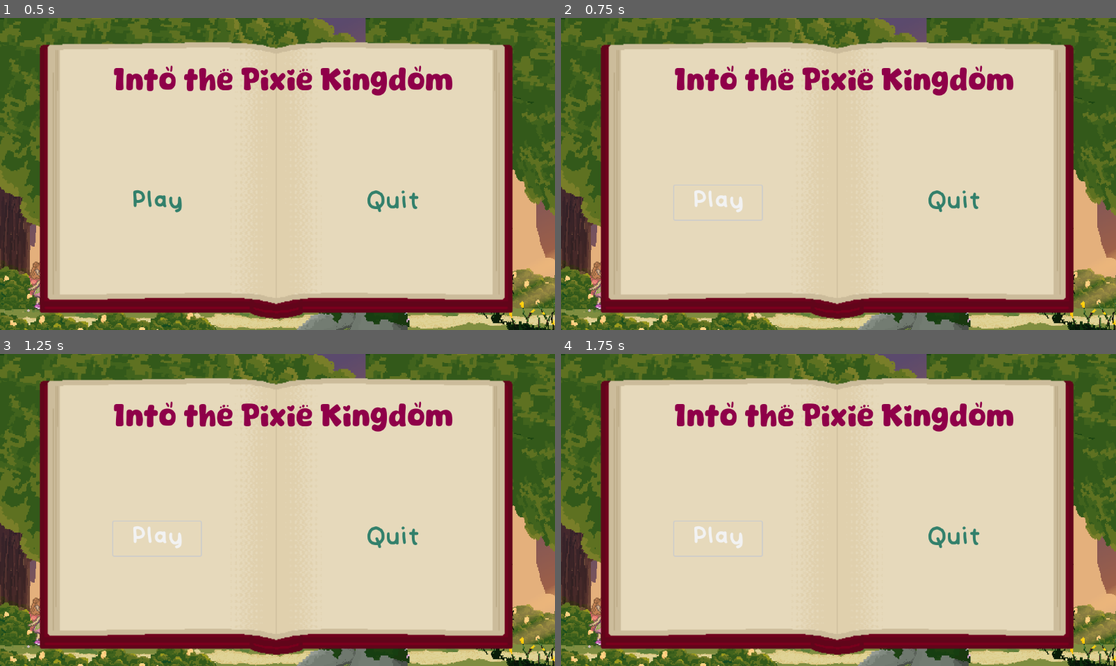
Above: before the commit, frames 1-4 (two rows, left to right).
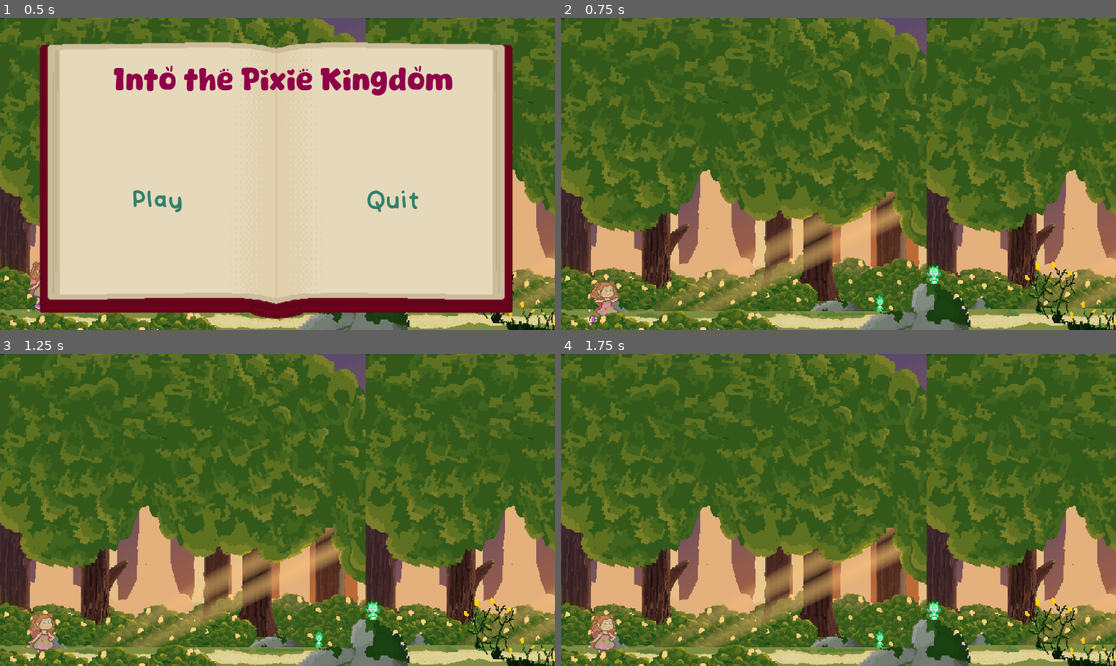
Above: after the commit, the same moments.

Repository: AlexReidNZ/Into-The-Pixie-Kingdom
Game: Godot game, scene res://Scenes/Levels/level_1.tscn
Two runs of this game, one before a commit and one after it. Both use one fixed random seed, a clock stepped at 60 frames per second and the inputs below. The engine's default icon, where the game draws it, is replaced by a stand-in: a white triangle on a blue panel in a dark square.
Inputs (mouse positions are in pixels of both pictures, inside the frame that each line leads up to):
- Up to frame 1 (0.5 s): no input
- Up to frame 2 (0.75 s): click "Play" at 0.5 s
- Up to frame 3 (1.25 s): no input
- Up to frame 4 (1.75 s): click (716, 538) at 1.25 s, where only the run before the commit has a clickable "Play"

Frame 1 is identical in both runs. In frame 2, 74% of the frame differs, in the area x 5-93%, y 7-98%; in frame 3, 74%; in frame 4, 74%.
Error before the commit: Attempt to call function 'play_button_hover' in base 'null instance' on a null instance. (res://Scripts/pause_menu.gd:36)

Commit message:
feat(sounding): dialogue noises

Diff:
--- a/Scenes/Levels/level_1.tscn
+++ b/Scenes/Levels/level_1.tscn
@@ -1,20 +1,24 @@
-[gd_scene load_steps=29 format=3 uid="uid://ceia108gqkgrh"]
+[gd_scene load_steps=34 format=3 uid="uid://ceia108gqkgrh"]
 
 [ext_resource type="PackedScene" uid="uid://b6srab5ljjrdi" path="res://Scenes/pause_menu.tscn" id="1_tt3mb"]
 [ext_resource type="Texture2D" uid="uid://cmpfh3mh4vjiq" path="res://Sprites/Ivy Path Backgrounds/Background.png" id="2_ji2qm"]
 [ext_resource type="PackedScene" uid="uid://boc6l1kkktvup" path="res://player/player.tscn" id="3_u8vf5"]
 [ext_resource type="Texture2D" uid="uid://ca56kg7jr5m0y" path="res://Sprites/icon.svg" id="4_srh1p"]
-
+[ext_resource type="AudioStream" uid="uid://c3ibrpwhmts2e" path="res://Audio/TextScroll/TextScroll.wav" id="6_ilghy"]
 [ext_resource type="Texture2D" uid="uid://y5fjlsakfeth" path="res://Sprites/ground1.png" id="7_g0htd"]
+[ext_resource type="AudioStream" uid="uid://bnxrci2plytfh" path="res://Audio/TextScroll/TextScroll3.wav" id="8_aqnd5"]
 [ext_resource type="Texture2D" uid="uid://cybrbwhlsnekx" path="res://Sprites/ground2.png" id="8_l1qk3"]
 [ext_resource type="Texture2D" uid="uid://c7nr7kx1bk2hc" path="res://Sprites/Bushes.png" id="10_t4k28"]
 [ext_resource type="Texture2D" uid="uid://brsjqcylvbq04" path="res://Sprites/SideBushes2.png" id="11_ytc3w"]
 [ext_resource type="Texture2D" uid="uid://cxisagdugws2h" path="res://Sprites/SideBushes.png" id="13_svo3r"]
 [ext_resource type="Texture2D" uid="uid://b5ionch14vyu8" path="res://Sprites/Gorse.png" id="14_tej4t"]
-[ext_resource type="PackedScene" uid="uid://dm65n77dur5bu" path="res://Scenes/rock.tscn" id="22_q8kxe"]
+[ext_resource type="PackedScene" path="res://Scenes/rock.tscn" id="22_q8kxe"]
 [ext_resource type="PackedScene" uid="uid://cdsd4l7hvxuqn" path="res://Scenes/npc_body.tscn" id="23_yprgw"]
+[ext_resource type="Script" path="res://Scripts/ui_audio.gd" id="24_fpwxx"]
 [ext_resource type="Texture2D" uid="uid://c4crobg2ixorf" path="res://Sprites/Lamina.png" id="24_x36lw"]
 [ext_resource type="Texture2D" uid="uid://ctu5riag25ib1" path="res://Sprites/Hedera.png" id="25_jp23x"]
+[ext_resource type="AudioStream" uid="uid://b07nrylqn4bxp" path="res://Audio/ButtonClick/Select.wav" id="25_lv02p"]
+[ext_resource type="AudioStream" uid="uid://d0fqc3n46wjxl" path="res://Audio/ButtonClick/Click.wav" id="26_6qdgh"]
 [ext_resource type="PackedScene" uid="uid://cjh0ek7l4pjl8" path="res://Scenes/Puzzle/puzzle_indicator.tscn" id="28_m5tlm"]
 [ext_resource type="Texture2D" uid="uid://bcedy17mltjap" path="res://Sprites/Puzzle/worldSprites/Begining puzzle.png" id="28_q2xun"]
 [ext_resource type="Texture2D" uid="uid://cfogq20d8e7kt" path="res://Sprites/Puzzle/worldSprites/Broken Bridge.png" id="29_y6ysw"]
@@ -70,22 +74,26 @@
 shape = SubResource("CircleShape2D_x48l1")
 
 [node name="Player" parent="." instance=ExtResource("3_u8vf5")]
+unique_name_in_owner = true
 z_index = 10
 position = Vector2(44, -46)
 speed = 69
 acceleration = 0.2
 deceleration = 0.14
-jump_velocity = 360
+jump_velocity = 300
+jump_anticipation_multiplier = 1.5
 coyote_time_ms = 75
 animate_look_around_chance = 0.15
 
 [node name="Lamina" parent="." instance=ExtResource("23_yprgw")]
 position = Vector2(331, -29)
 sprite = ExtResource("24_x36lw")
+dialogue_audio = ExtResource("6_ilghy")
 
 [node name="Hedera" parent="." instance=ExtResource("23_yprgw")]
 position = Vector2(387, -60)
 sprite = ExtResource("25_jp23x")
+dialogue_audio = ExtResource("8_aqnd5")
 
 [node name="Ground" type="StaticBody2D" parent="."]
 position = Vector2(-50, -6)
@@ -243,4 +251,15 @@
 fixed_sprite = ExtResource("36_tnrut")
 sprite_object = NodePath("../../Sprites/BrokenTree")
 
+[node name="UIAudio" type="Node" parent="."]
+unique_name_in_owner = true
+script = ExtResource("24_fpwxx")
+
+[node name="Select" type="AudioStreamPlayer" parent="UIAudio"]
+stream = ExtResource("25_lv02p")
+volume_db = -5.971
+
+[node name="Click" type="AudioStreamPlayer" parent="UIAudio"]
+stream = ExtResource("26_6qdgh")
+
 [connection signal="area_entered" from="GameEndTrigger" to="CanvasLayer/PauseMenu" method="_on_game_end_trigger_area_entered"]
--- a/Scenes/Levels/level_1_audio.tscn
+++ b/Scenes/Levels/level_1_audio.tscn
@@ -48,7 +48,7 @@
 [sub_resource type="RectangleShape2D" id="RectangleShape2D_hmkuf"]
 size = Vector2(66, 6)
 
-[node name="PlatformLevel" type="Node2D"]
+[node name="PlatformLevel2" type="Node2D"]
 texture_filter = 1
 
 [node name="CanvasLayer" type="CanvasLayer" parent="."]
--- a/Scenes/npc_body.tscn
+++ b/Scenes/npc_body.tscn
@@ -1,8 +1,9 @@
-[gd_scene load_steps=6 format=3 uid="uid://cdsd4l7hvxuqn"]
+[gd_scene load_steps=7 format=3 uid="uid://cdsd4l7hvxuqn"]
 
 [ext_resource type="Script" path="res://Scripts/npc.gd" id="1_3ivoq"]
 [ext_resource type="Script" path="res://Scripts/chat_detection.gd" id="1_dc6p1"]
 [ext_resource type="Texture2D" uid="uid://c4crobg2ixorf" path="res://Sprites/Lamina.png" id="3_ams4t"]
+[ext_resource type="AudioStream" uid="uid://ylsqb2eukwxp" path="res://Audio/TextScroll/TextScroll2.wav" id="4_p0rwx"]
 
 [sub_resource type="CircleShape2D" id="CircleShape2D_b06dh"]
 radius = 13.0652
@@ -39,3 +40,8 @@
 
 [node name="DialogueTailPos" type="Marker2D" parent="."]
 position = Vector2(-30, -26)
+
+[node name="Audio" type="Node" parent="."]
+
+[node name="Dialogue" type="AudioStreamPlayer" parent="Audio"]
+stream = ExtResource("4_p0rwx")
--- a/Scripts/npc.gd
+++ b/Scripts/npc.gd
@@ -2,6 +2,7 @@
 
 @export var sprite: Texture
 @onready var sprite_2d: Sprite2D = $Sprite2D
+@export var dialogue_audio: AudioStream
 
 # Holds this NPC's dialog lines
 var dialog_lines: Array = []
@@ -13,6 +14,7 @@
 	var npc_name = name
 	sprite_2d.texture = sprite
 	dialog_lines = DialogDatabase.get_dialog(npc_name)
+	(get_node("Audio/Dialogue") as AudioStreamPlayer).stream = dialogue_audio
 
 func _on_interact():
 	if has_spoken:
--- a/Scripts/states/dialog_state.gd
+++ b/Scripts/states/dialog_state.gd
@@ -12,6 +12,7 @@
 var char_i: int = 0
 var typing: bool = false
 var accum: float = 0.0
+var dialogue_audio: AudioStreamPlayer
 
 var bubble_instance: Control = null
 var dialog_label: RichTextLabel = null
@@ -55,9 +56,12 @@
 	typing = true
 	var speaker = state_machine.get_speaker_node(str(dialog_lines[idx].get("speaker", "")))
 	if speaker:
+		# set position of entire bubble based on tail pos marker on speaker
 		var tail_position := speaker.get_node("DialogueTailPos") as Marker2D
 		var distance := tail_position.global_position - tail_sprite.global_position
 		bubble_instance.global_position += distance
+		dialogue_audio = speaker.get_node("Audio/Dialogue") as AudioStreamPlayer
+		dialogue_audio.play()
 	timer.start()
 
 func _pre_size_bubble(text: String) -> void:
@@ -79,6 +83,7 @@
 	else:
 		typing = false
 		timer.stop()
+		dialogue_audio.stop()
 
 func update(delta: float) -> void:
 	if typing:
@@ -95,6 +100,7 @@
 		char_i = full_text.length()
 		typing = false
 		timer.stop()
+		dialogue_audio.stop()
 	else:
 		idx += 1
 		if idx < dialog_lines.size():
--- a/player/player.tscn
+++ b/player/player.tscn
@@ -9,6 +9,7 @@
 [ext_resource type="AudioStream" uid="uid://b7dwbn6o6u7o3" path="res://Audio/Movement/Jumps/Jump3.wav" id="7_12meu"]
 [ext_resource type="AudioStream" uid="uid://bwnx2hy2ux8px" path="res://Audio/Movement/Jumps/Jump2.wav" id="7_tbisi"]
 [ext_resource type="AudioStream" uid="uid://cke332euyn6do" path="res://Audio/Movement/Walking/WalkingOnGrassSingle.wav" id="9_7satm"]
+[ext_resource type="AudioStream" uid="uid://ylsqb2eukwxp" path="res://Audio/TextScroll/TextScroll2.wav" id="10_hqia8"]
 
 [sub_resource type="CapsuleShape2D" id="CapsuleShape2D_7ckqf"]
 height = 48.0
@@ -627,6 +628,9 @@
 stream = ExtResource("9_7satm")
 bus = &"Player"
 
+[node name="Dialogue" type="AudioStreamPlayer" parent="Audio"]
+stream = ExtResource("10_hqia8")
+
 [node name="DialogueTailPos" type="Marker2D" parent="."]
 position = Vector2(-34, -36)
 
Not shown: 1 places in Scenes/Levels/level_1_audio.tscn that only renumber resources
Not shown: 1 places in player/player.tscn that only renumber resources
